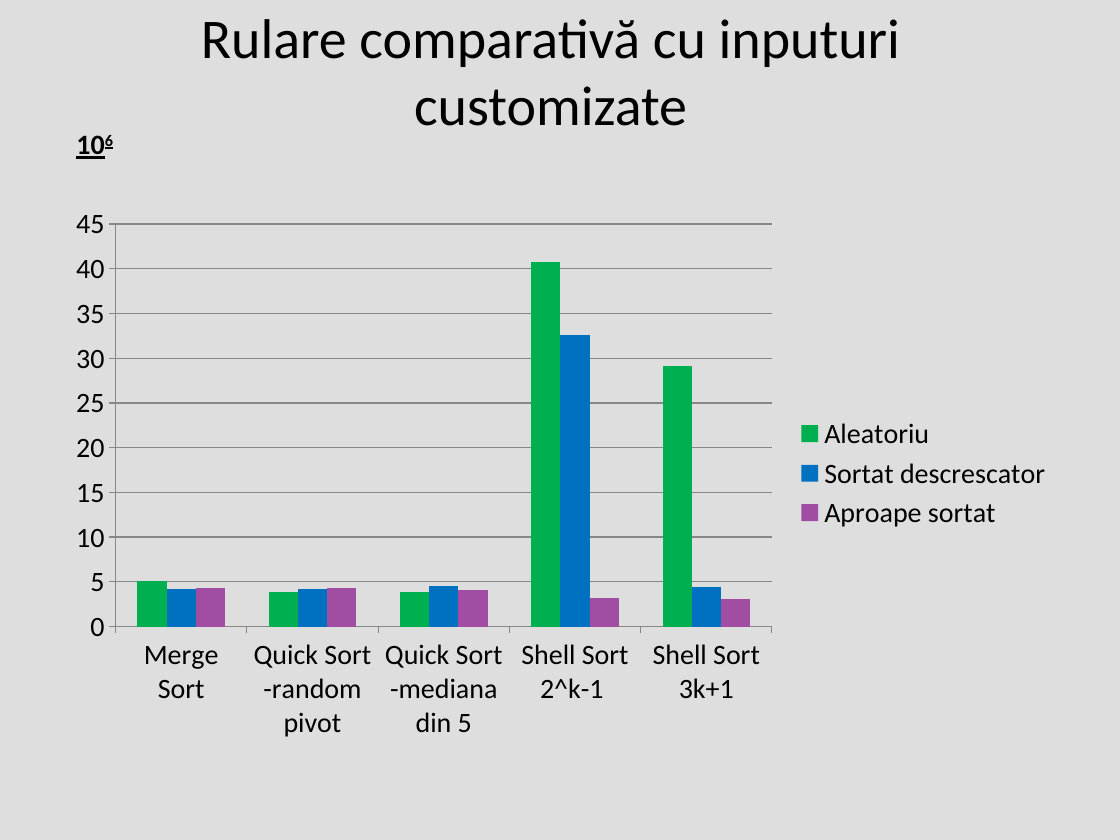
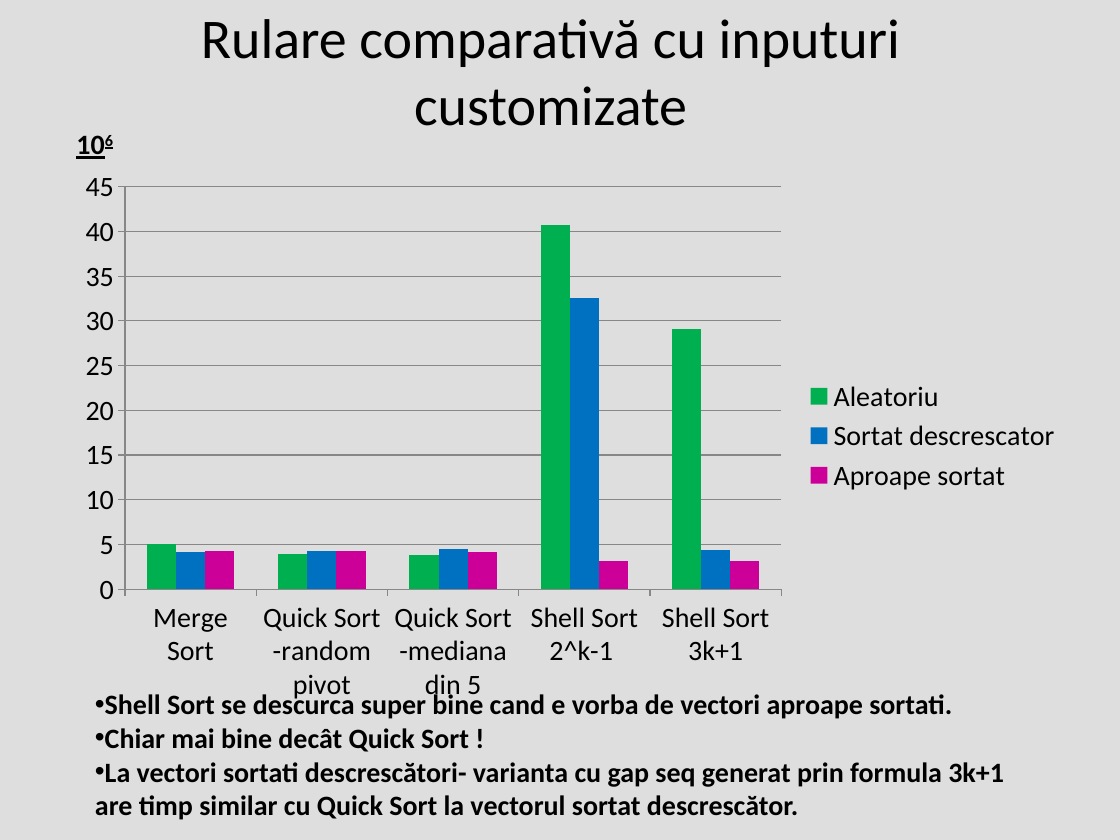
Before and after one commit to iuliali/sorting-algo-project, a slide deck: slide 4 of Analiză comparativă sortări.pptx (slide 5 before the commit). Drawn at 1120x840 pixels with LibreOffice and Linux fonts; fonts in the diff are those of the drawing. Boxes give left, top, right and bottom in pixels: in the first picture for what was removed or moved away, otherwise in the second. Text is boxed around its words. In the diff, an @@ line names an element or a change of style, - is before the commit and + after.

Commit message:
did quick sort comparison- ways to choose pivot

```diff
--- a/Analiză comparativă sortări.pptx
+++ b/Analiză comparativă sortări.pptx
@@ column chart at bbox=[65, 159, 1073, 713] @@
@@ colour of Aproape sortat #A04DA3 to #CC0099 @@
@@ column chart: place and size @@
-column chart at bbox=[56, 196, 1064, 750]
+column chart at bbox=[65, 159, 1073, 713]
@@ text added at bbox=[95, 691, 1004, 820], 18 pt, text #000000, bold @@
+• Shell Sort se descurca super bine cand e vorba de vectori aproape sortati.
+• Chiar mai bine decât Quick Sort !
+• La vectori sortati descrescători- varianta cu gap seq generat prin formula 3k+1 are timp similar cu Quick Sort la vectorul sortat descrescător.
```
Also in this commit, not shown: 10 other slides changed, 7 slides added, 6 other files.
